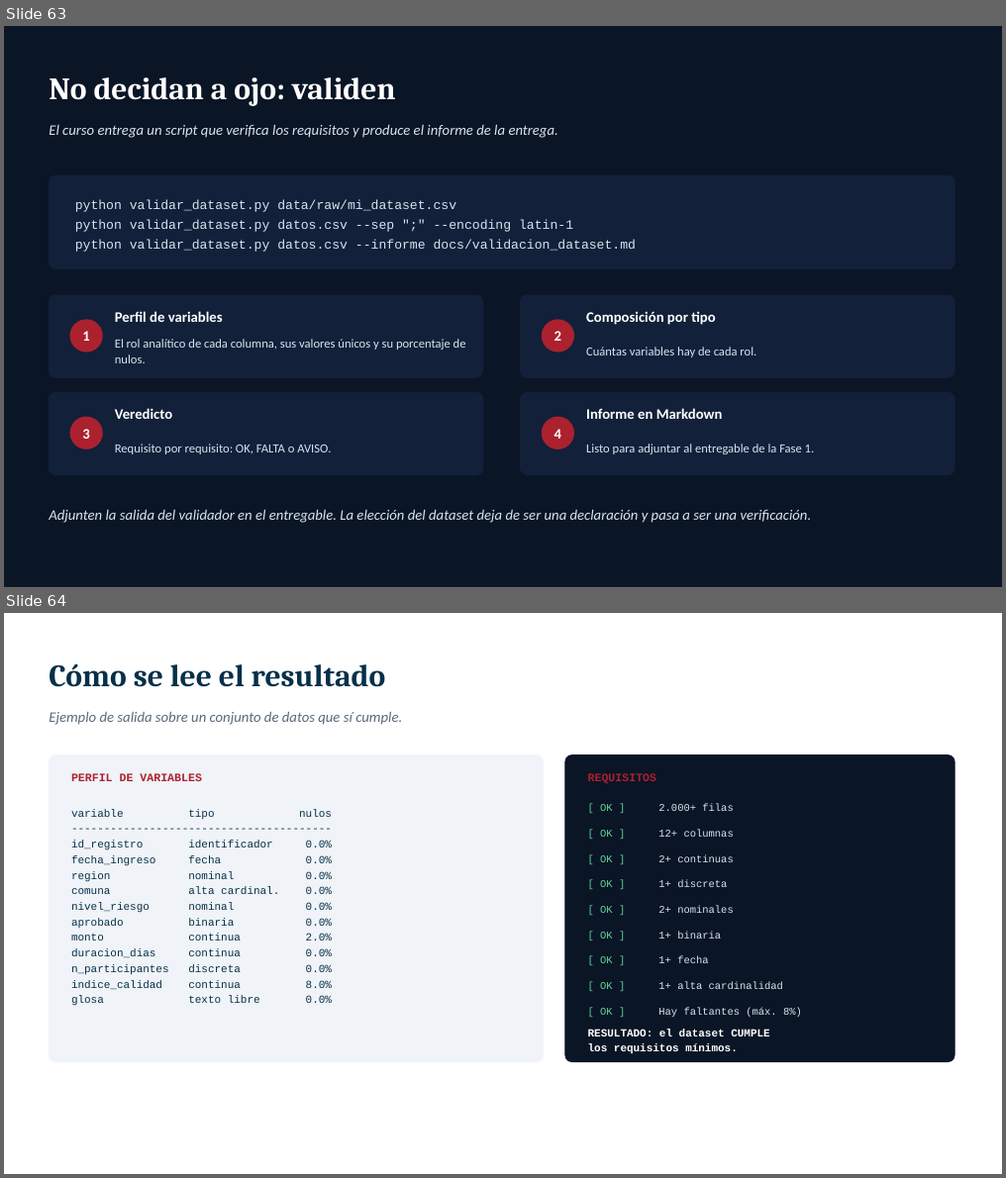
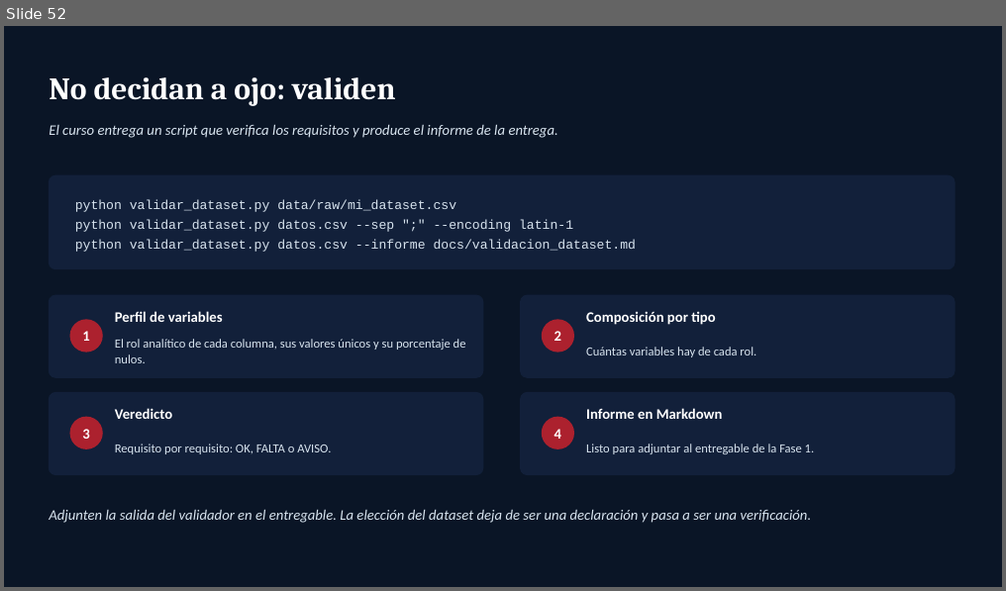
Before and after one commit to magistercienciadatos/Material_Didactico_Semana1, a slide deck: 1_Presentación_Semana1/MCDI500_Semana_1.pptx. Shown one above the other, each under a label of ours: slides 63 and 64 before the commit, slide 52 after it. The pictures are 1006x1178 and 1006x591 pixels, drawn with LibreOffice and Linux fonts; fonts in the diff are those of the drawing. Boxes give left, top, right and bottom in pixels: in the first picture for what was removed or moved away, otherwise in the second. Text is boxed around its words. In the diff, an @@ line names an element or a change of style, - is before the commit and + after.

```diff
--- a/1_Presentación_Semana1/MCDI500_Semana_1.pptx
+++ b/1_Presentación_Semana1/MCDI500_Semana_1.pptx
@@ slide 64 removed at [4,613,1002,1174], background #FFFFFF @@
@@ text removed at [49,663,386,687] @@
-Cómo se lee el resultado
@@ text removed at [49,712,402,725] @@
-Ejemplo de salida sobre un conjunto de datos que sí cumple.
@@ rounded rectangle removed at [49,756,543,1062] @@
@@ rounded rectangle removed at [565,756,954,1062] @@
@@ text removed at [71,773,201,781] @@
-PERFIL DE VARIABLES
@@ text removed at [588,773,656,783] @@
-REQUISITOS
@@ text removed at [71,809,332,1006] @@
-variable tipo nulos
-----------------------------------------
-id_registro identificador 0.0%
-fecha_ingreso fecha 0.0%
-region nominal 0.0%
-comuna alta cardinal. 0.0%
-nivel_riesgo nominal 0.0%
-aprobado binaria 0.0%
-monto continua 2.0%
-duracion_dias continua 0.0%
-n_participantes discreta 0.0%
-indice_calidad continua 8.0%
-glosa texto libre 0.0%
@@ text removed at [600,804,613,811] @@
-[ OK ]
@@ text removed at [658,804,733,811] @@
-2.000+ filas
@@ text removed at [600,830,613,837] @@
-[ OK ]
@@ text removed at [658,830,734,837] @@
-12+ columnas
@@ text removed at [600,856,613,862] @@
-[ OK ]
@@ text removed at [658,855,734,862] @@
-2+ continuas
@@ text removed at [600,880,613,887] @@
-[ OK ]
@@ text removed at [600,906,613,913] @@
-[ OK ]
@@ text removed at [658,880,727,887] @@
-1+ discreta
@@ text removed at [658,906,734,913] @@
-2+ nominales
@@ text removed at [600,932,613,939] @@
-[ OK ]
@@ text removed at [658,932,721,939] @@
-1+ binaria
@@ text removed at [600,957,613,963] @@
-[ OK ]
@@ text removed at [658,957,708,963] @@
-1+ fecha
@@ text removed at [600,982,613,989] @@
-[ OK ]
@@ text removed at [658,982,783,989] @@
-1+ alta cardinalidad
@@ text removed at [600,1008,613,1015] @@
-[ OK ]
@@ text removed at [658,1008,802,1017] @@
-Hay faltantes (máx. 8%)
@@ text removed at [588,1030,769,1055] @@
-RESULTADO: el dataset CUMPLE
-los requisitos mínimos.
@@ what was slide 63 is now slide 52 @@
```
Also in this commit, not shown: 2 slides changed, 2 slides added, 16 other slides removed, 7 other files.
